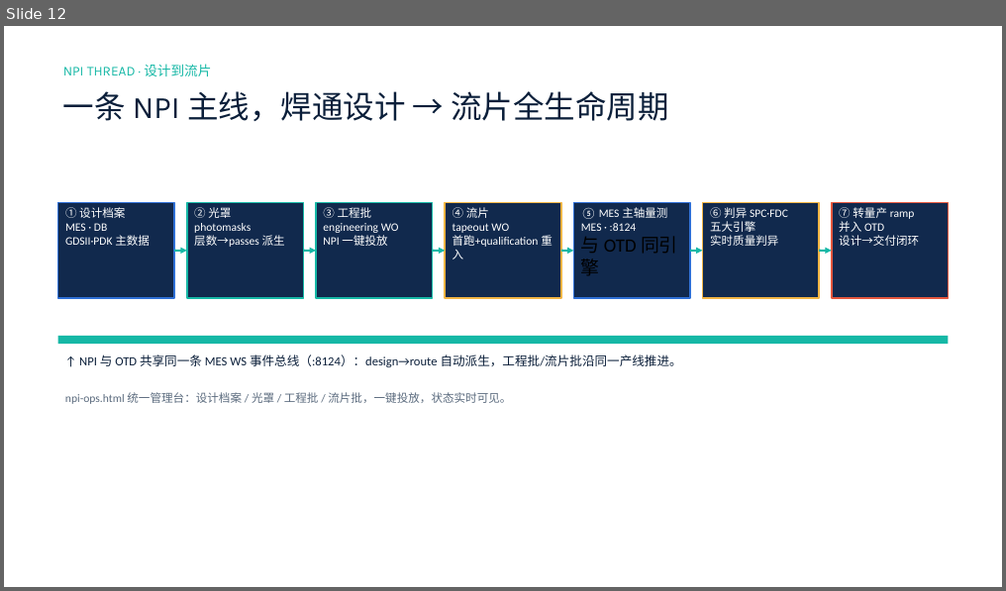
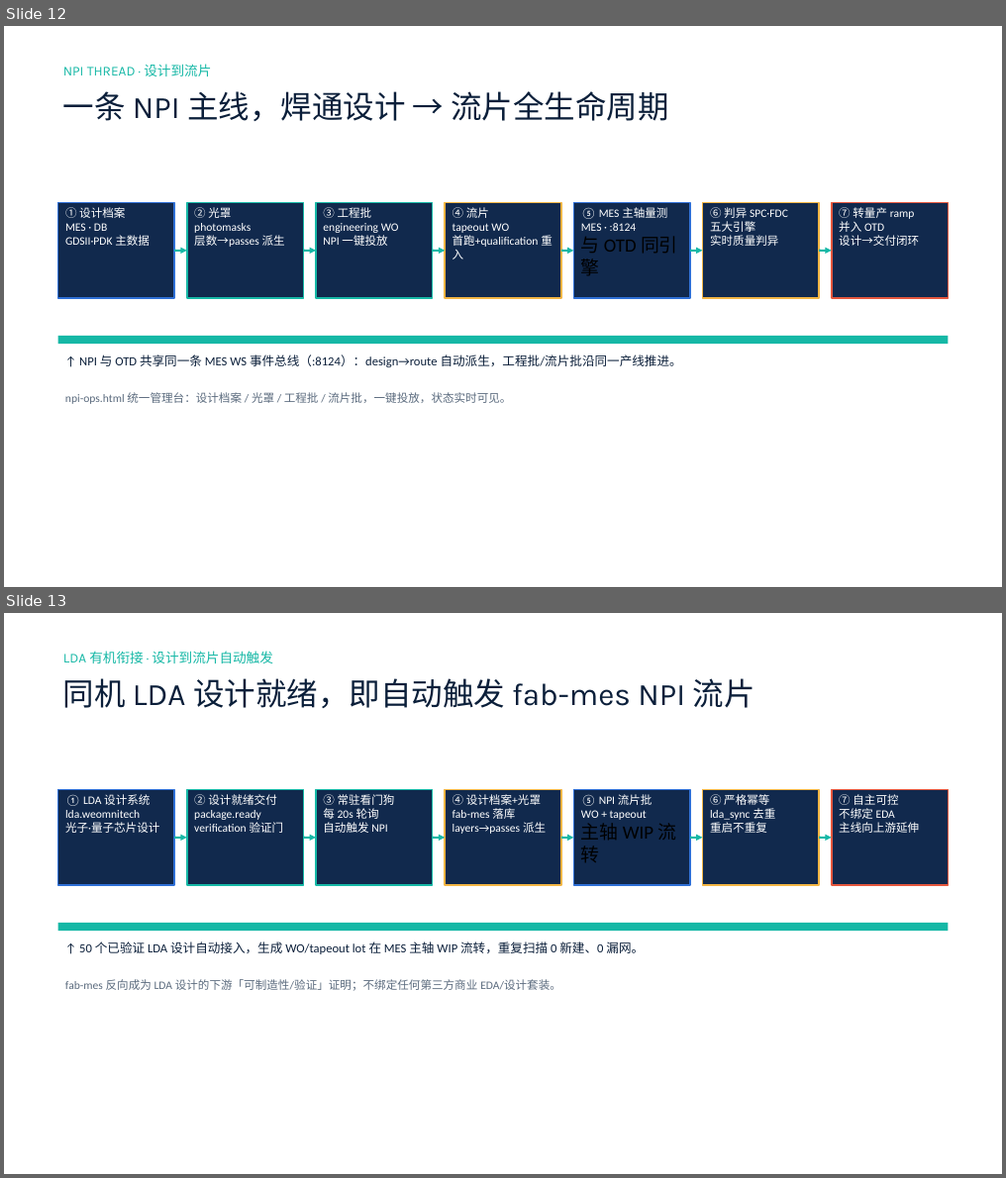
Before and after one commit to iduyuhe/fab, a slide deck: fab-mes-平台介绍.pptx. Shown one above the other, each under a label of ours: slide 12 before the commit, slides 12 and 13 after it. The pictures are 1006x591 and 1006x1178 pixels, drawn with LibreOffice and Linux fonts; fonts in the diff are those of the drawing. Boxes give left, top, right and bottom in pixels: in the first picture for what was removed or moved away, otherwise in the second. Text is boxed around its words. In the diff, an @@ line names an element or a change of style, - is before the commit and + after.

Commit message:
docs: add LDA design->tapeout resident watcher as hard evidence (summary docx + 16->18pg platform deck)

```diff
--- a/fab-mes-平台介绍.pptx
+++ b/fab-mes-平台介绍.pptx
@@ slide 13 added at (x1=4, y1=613, x2=1002, y2=1174), background #FFFFFF @@
@@ text added at (x1=63, y1=651, x2=273, y2=663), 13 pt, text #16B8A6 @@
+LDA 有机衔接 · 设计到流片自动触发
@@ text added at (x1=63, y1=678, x2=755, y2=708), 30 pt, text #0B1F3A @@
+同机 LDA 设计就绪，即自动触发 fab-mes NPI 流片
@@ rectangle added at (x1=57, y1=789, x2=174, y2=885), fill #11294D, outline #2E6FD6 1.5 pt, 11 pt, text #FFFFFF @@
+① LDA 设计系统
+lda.weomnitech
+光子·量子芯片设计
@@ rectangle added at (x1=187, y1=789, x2=303, y2=885), fill #11294D, outline #16B8A6 1.5 pt, 11 pt, text #FFFFFF @@
+② 设计就绪交付
+package.ready
+verification 验证门
@@ rectangle added at (x1=316, y1=789, x2=433, y2=885), fill #11294D, outline #16B8A6 1.5 pt, 11 pt, text #FFFFFF @@
+③ 常驻看门狗
+每 20s 轮询
+自动触发 NPI
@@ rectangle added at (x1=445, y1=789, x2=561, y2=885), fill #11294D, outline #F2B544 1.5 pt, 11 pt, text #FFFFFF @@
+④ 设计档案+光罩
+fab-mes 落库
+layers→passes 派生
@@ rectangle added at (x1=573, y1=789, x2=690, y2=885), fill #11294D, outline #2E6FD6 1.5 pt, 11 pt, text #FFFFFF @@
+⑤ NPI 流片批
+WO + tapeout
+主轴 WIP 流转
@@ rectangle added at (x1=703, y1=789, x2=819, y2=885), fill #11294D, outline #F2B544 1.5 pt, 11 pt, text #FFFFFF @@
+⑥ 严格幂等
+lda_sync 去重
+重启不重复
@@ rectangle added at (x1=832, y1=789, x2=948, y2=885), fill #11294D, outline #E5573E 1.5 pt, 11 pt, text #FFFFFF @@
+⑦ 自主可控
+不绑定 EDA
+主线向上游延伸
@@ arrow added from (174, 838) to (187, 838), #16B8A6 2 pt @@
@@ arrow added from (303, 838) to (316, 838), #16B8A6 2 pt @@
@@ arrow added from (433, 838) to (445, 838), #16B8A6 2 pt @@
@@ arrow added from (561, 838) to (573, 838), #16B8A6 2 pt @@
@@ arrow added from (690, 838) to (703, 838), #16B8A6 2 pt @@
@@ arrow added from (819, 838) to (832, 838), #16B8A6 2 pt @@
@@ rectangle added at (x1=57, y1=923, x2=948, y2=931), fill #16B8A6 @@
@@ text added at (x1=79, y1=942, x2=644, y2=955), 12 pt, text #0B1F3A @@
+↑ 50 个已验证 LDA 设计自动接入，生成 WO/tapeout lot 在 MES 主轴 WIP 流转，重复扫描 0 新建、0 漏网。
@@ text added at (x1=65, y1=979, x2=561, y2=991), 11 pt, text #5B6B7E @@
+fab-mes 反向成为 LDA 设计的下游「可制造性/验证」证明；不绑定任何第三方商业 EDA/设计套装。
```
Also in this commit, not shown: 1 other file.
